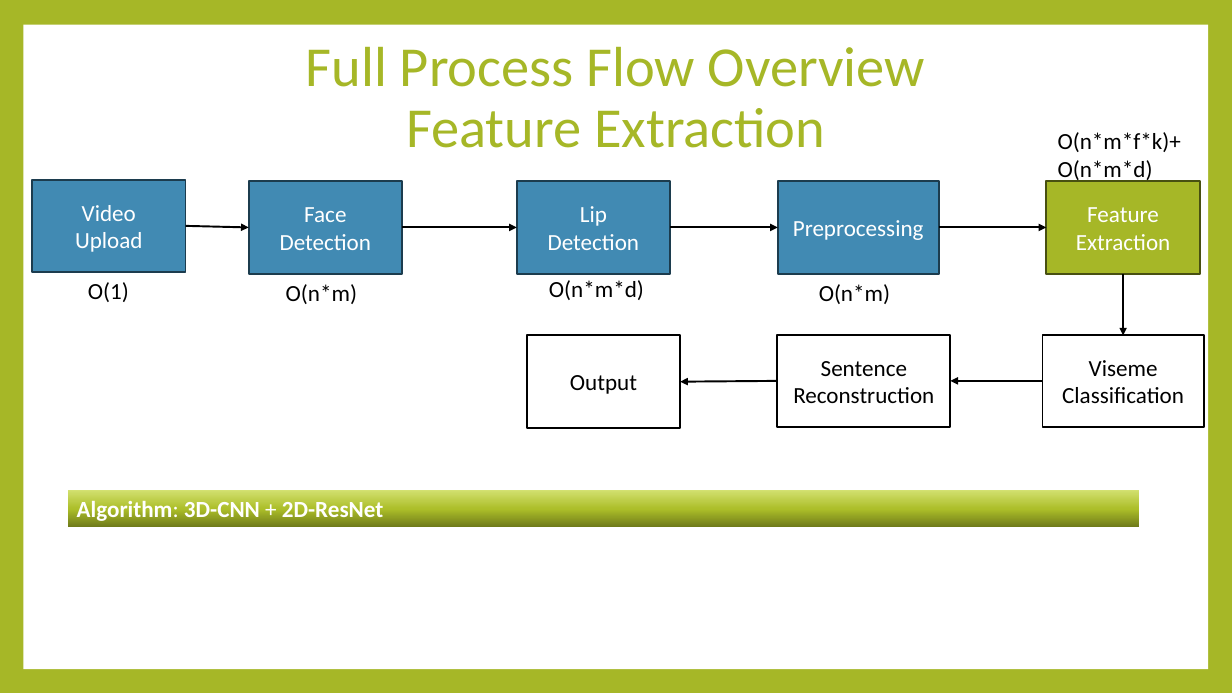
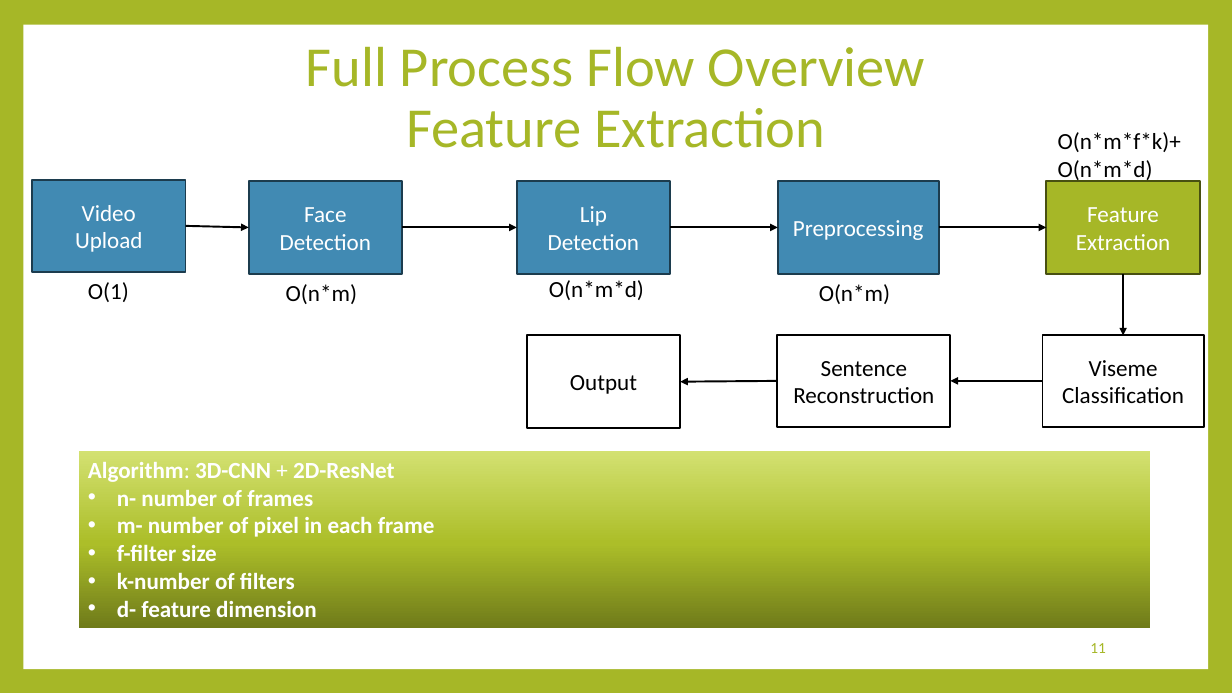
Before and after one commit to majdsalameh1211/VisoSpeak, a slide deck: slide 11 of Phase 1 Presentation.pptx (slide 14 before the commit). Drawn at 1232x693 pixels with LibreOffice and Linux fonts; fonts in the diff are those of the drawing. Boxes give left, top, right and bottom in pixels: in the first picture for what was removed or moved away, otherwise in the second. Text is boxed around its words. In the diff, an @@ line names an element or a change of style, - is before the commit and + after.

```diff
--- a/Phase 1 Presentation.pptx
+++ b/Phase 1 Presentation.pptx
@@ rectangle "Algorithm: 3D-CNN + 2D-ResNet": place and size @@
-rectangle "Algorithm: 3D-CNN + 2D-ResNet" at [67, 490, 1140, 527]
+rectangle "Algorithm: 3D-CNN + 2D-ResNet" at [79, 451, 1151, 628]
@@ text in rectangle at [117, 490, 435, 617]: paragraphs added @@
+• n- number of frames
+• m- number of pixel in each frame
+• f-filter size
+• k-number of filters
+• d- feature dimension
@@ page number added at [1090, 643, 1106, 653], 12 pt, text #A6B727 @@
+11
```
Also in this commit, not shown: 20 other slides changed, 2 slides added, 5 slides removed.
